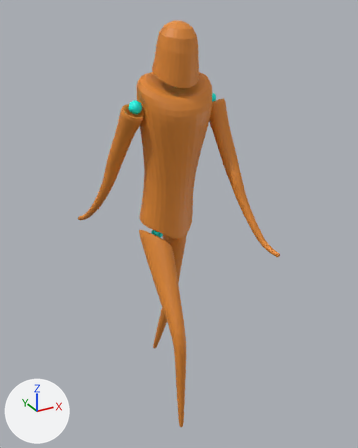
Renders of the Blender file demo_game/Character.blend from each side of a commit.
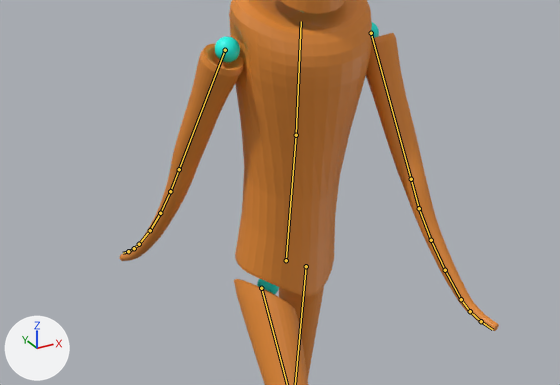
Old and new are each drawn whole from a 50 mm camera at (-4.04, -7.84, 7.86) aimed at (0.2, -0.13, 4.0) and again close up on the part from 4% to 87% of the width and 18% to 64% of the height. Lighting does not change. The marker at lower left points along +X, +Y and +Z. Both versions are drawn at frame 33 of the action 'Walk_animation'; the numbers are the values there. The bones that bend it are drawn over the model as lines in the close-ups.

Objects in the first close-up: 'Corpo_mesh', 'SferaAscella.R'.
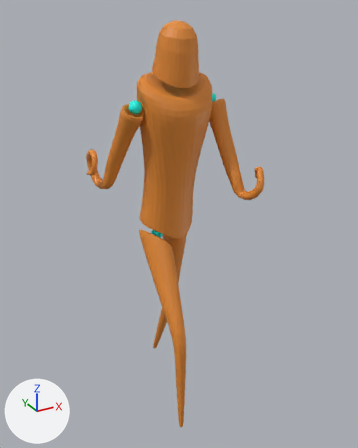
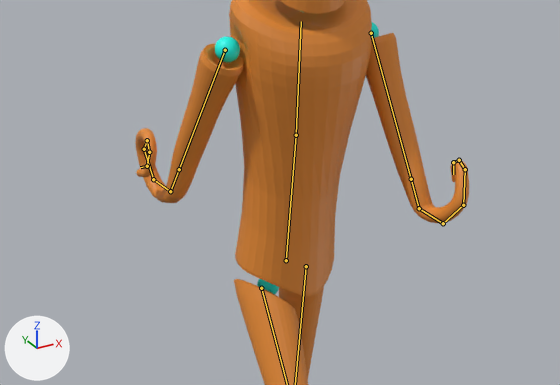
The change, as a list of edits to the scene's bpy script:
```text
Change bone_avambraccio_r_001:
    where bone_avambraccio_r_001 = bpy.data.objects['Armature'].pose.bones['Avambraccio.R.001']  # child of 'Avambraccio.R'
    bone_avambraccio_r_001.rotation_quaternion: (0.998, -0.057, -0.01, -0.006) -> (0.813, -0.57, -0.101, -0.06)  # degrees (-6, -1, -1) -> degrees (-70, -13, 1)
Change bone_avambraccio_r_002:
    where bone_avambraccio_r_002 = bpy.data.objects['Armature'].pose.bones['Avambraccio.R.002']  # child of 'Avambraccio.R.001'
    bone_avambraccio_r_002.rotation_quaternion: (0.998, -0.057, -0.01, -0.006) -> (0.813, -0.57, -0.101, -0.06)  # degrees (-6, -1, -1) -> degrees (-70, -13, 1)
Change bone_avambraccio_r_003:
    where bone_avambraccio_r_003 = bpy.data.objects['Armature'].pose.bones['Avambraccio.R.003']  # child of 'Avambraccio.R.002'
    bone_avambraccio_r_003.rotation_quaternion: (0.998, -0.057, -0.01, -0.006) -> (0.813, -0.57, -0.101, -0.06)  # degrees (-6, -1, -1) -> degrees (-70, -13, 1)
Change bone_mano_r:
    where bone_mano_r = bpy.data.objects['Armature'].pose.bones['Mano.R']  # child of 'Avambraccio.R.003'
    bone_mano_r.rotation_quaternion: (0.998, -0.057, -0.01, -0.006) -> (0.85, -0.516, -0.092, -0.054)  # degrees (-6, -1, -1) -> degrees (-63, -12, 0)
Change bone_mano_r_001:
    where bone_mano_r_001 = bpy.data.objects['Armature'].pose.bones['Mano.R.001']  # child of 'Mano.R'
    bone_mano_r_001.rotation_quaternion: (0.998, -0.057, -0.01, -0.006) -> (0.85, -0.516, -0.092, -0.054)  # degrees (-6, -1, -1) -> degrees (-63, -12, 0)
Change bone_mano_tip_r_001:
    where bone_mano_tip_r_001 = bpy.data.objects['Armature'].pose.bones['Mano_tip.R.001']  # child of 'Mano.R.001'
    bone_mano_tip_r_001.rotation_quaternion: (0.998, -0.057, -0.01, -0.006) -> (0.85, -0.516, -0.092, -0.054)  # degrees (-6, -1, -1) -> degrees (-63, -12, 0)
Change bone_avambraccio_l_001:
    where bone_avambraccio_l_001 = bpy.data.objects['Armature'].pose.bones['Avambraccio.L.001']  # child of 'Avambraccio.L'
    bone_avambraccio_l_001.rotation_quaternion: (0.999, 0.048, -0.007, 0.01) -> (0.872, 0.482, -0.079, 0.034)  # degrees (5, -1, 1) -> degrees (58, -10, -1)
Change bone_avambraccio_l_002:
    where bone_avambraccio_l_002 = bpy.data.objects['Armature'].pose.bones['Avambraccio.L.002']  # child of 'Avambraccio.L.001'
    bone_avambraccio_l_002.rotation_quaternion: (0.999, 0.048, -0.009, 0.01) -> (0.872, 0.48, -0.087, 0.034)  # degrees (5, -1, 1) -> degrees (58, -11, -1)
Change bone_avambraccio_l_003:
    where bone_avambraccio_l_003 = bpy.data.objects['Armature'].pose.bones['Avambraccio.L.003']  # child of 'Avambraccio.L.002'
    bone_avambraccio_l_003.rotation_quaternion: (0.999, 0.047, -0.01, 0.01) -> (0.872, 0.479, -0.094, 0.034)  # degrees (5, -1, 1) -> degrees (58, -11, -2)
Change bone_mano_l:
    where bone_mano_l = bpy.data.objects['Armature'].pose.bones['Mano.L']  # child of 'Avambraccio.L.003'
    bone_mano_l.rotation_quaternion: (0.993, 0.111, -0.025, 0.013) -> (0.908, 0.409, -0.087, 0.029)  # degrees (13, -3, 1) -> degrees (49, -11, -1)
Change bone_mano_l_001:
    where bone_mano_l_001 = bpy.data.objects['Armature'].pose.bones['Mano.L.001']  # child of 'Mano.L'
    bone_mano_l_001.rotation_quaternion: (0.993, 0.111, -0.027, 0.013) -> (0.908, 0.407, -0.094, 0.027)  # degrees (13, -3, 1) -> degrees (48, -11, -2)
Change bone_mano_tip_l_001:
    where bone_mano_tip_l_001 = bpy.data.objects['Armature'].pose.bones['Mano_tip.L.001']  # child of 'Mano.L.001'
    bone_mano_tip_l_001.rotation_quaternion: (0.993, 0.11, -0.029, 0.012) -> (0.908, 0.406, -0.1, 0.025)  # degrees (13, -3, 1) -> degrees (48, -12, -2)
```

What differs and where, as boxes (x1, y1, x2, y2) in the close-ups (560 x 385 px):
'Corpo_mesh', posed
    before: (120, 0, 499, 385)
    after: (135, 0, 469, 385)
bone 'Avambraccio.R.001', root to tip
    before: (170, 191) to (160, 213)
    after: (170, 191) to (153, 179)
bone 'Avambraccio.R.002', root to tip
    before: (160, 213) to (150, 230)
    after: (153, 179) to (144, 149)
bone 'Avambraccio.R.003', root to tip
    before: (150, 230) to (139, 244)
    after: (144, 149) to (147, 140)
bone 'Mano.R', root to tip
    before: (139, 244) to (134, 248)
    after: (147, 140) to (149, 152)
bone 'Mano.R.001', root to tip
    before: (134, 248) to (128, 251)
    after: (149, 152) to (147, 166)
bone 'Mano_tip.R.001', root to tip
    before: (128, 251) to (123, 253)
    after: (147, 166) to (140, 167)
bone 'Avambraccio.L.001', root to tip
    before: (419, 208) to (431, 240)
    after: (419, 208) to (443, 223)
bone 'Avambraccio.L.002', root to tip
    before: (431, 240) to (445, 270)
    after: (443, 223) to (463, 205)
bone 'Avambraccio.L.003', root to tip
    before: (445, 270) to (461, 299)
    after: (463, 205) to (465, 169)
bone 'Mano.L', root to tip
    before: (461, 299) to (470, 311)
    after: (465, 169) to (459, 160)
bone 'Mano.L.001', root to tip
    before: (470, 311) to (481, 321)
    after: (459, 160) to (453, 162)
bone 'Mano_tip.L.001', root to tip
    before: (481, 321) to (492, 329)
    after: (453, 162) to (453, 174)
